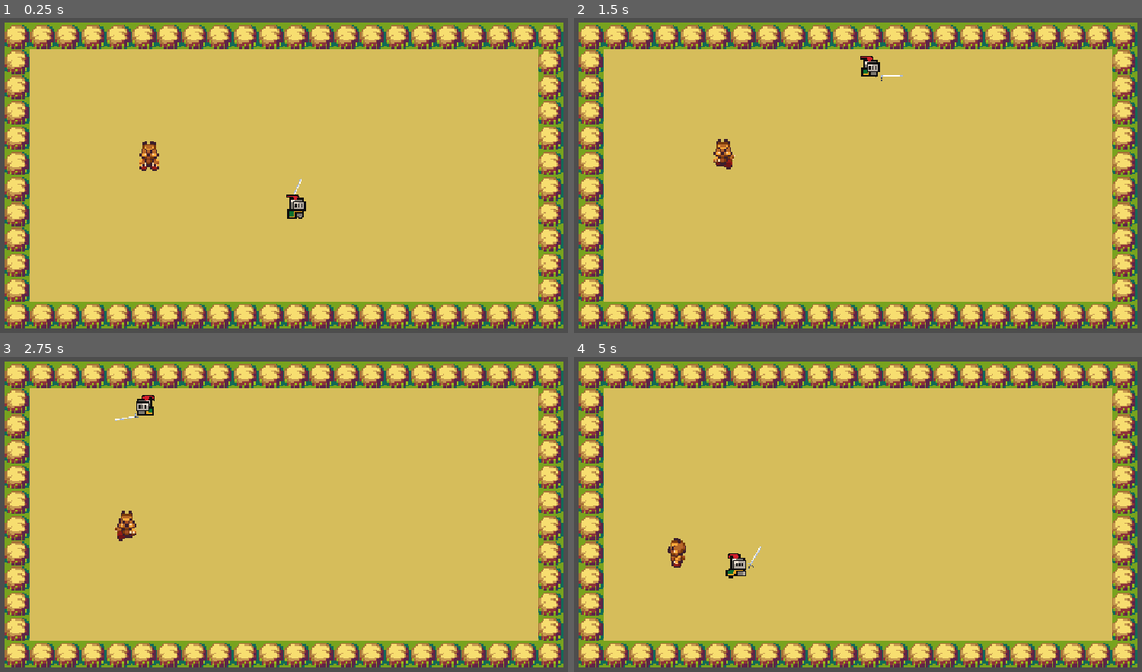
Above: before the commit, frames 1-4 (two rows, left to right).
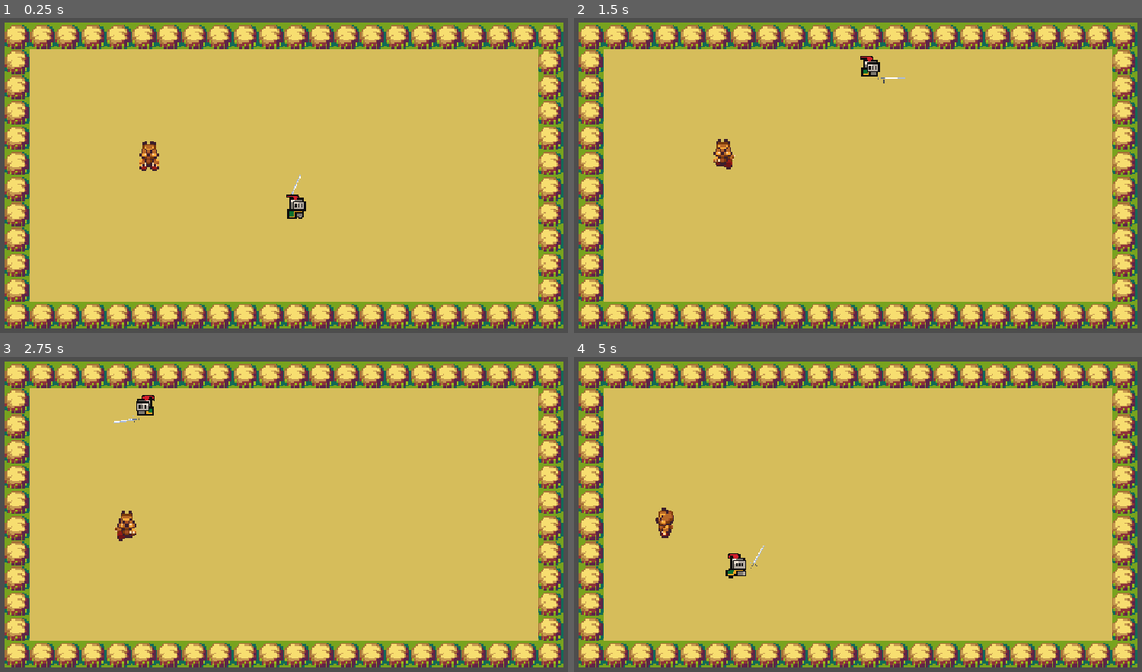
Above: after the commit, the same moments.

Repository: JAMF1/dungeon_crawler
Game: Godot game, scene res://test/test.tscn
Same seed, same stepped clock (60 frames per second), same inputs: the game is played once before the commit and once after it.
Inputs (mouse positions are in pixels of both pictures, inside the frame that each line leads up to):
- Up to frame 1 (0.25 s): no input
- Up to frame 2 (1.5 s): tap Enter at 0.5 s; move the mouse to (829, 244) at 0.52 s; hold Up (up) from 0.53 s (still down); click (829, 244) at 0.6 s; tap Space (dodge) at 0.8, 1.35 s; move the mouse to (1039, 225) at 1.27 s
- Up to frame 3 (2.75 s): click (465, 564) at 1.55 s; move the mouse to (102, 464) at 2.02 s; release Up (up) at 2.03 s; hold Left (left) from 2.03 s (still down); click (102, 464) at 2.1 s; tap Space (dodge) at 2.3 s
- Up to frame 4 (5 s): move the mouse to (886, 514) at 2.77 s; tap Space (dodge) at 2.85, 3.8, 4.35 s; click (886, 514) at 3.05 s; move the mouse to (767, 429) at 3.52 s; release Left (left) at 3.53 s; hold Down (down) 3.53-4.28 s; click (767, 429) at 3.6 s; move the mouse to (994, 498) at 4.27 s; hold Right (right) from 4.28 s (still down); click (994, 498) at 4.55 s

The runs differ from the first frame. In frame 1, less than 0.1% of the frame differs, in the area x 51-54%, y 49-57%; in frame 2, less than 0.1%; in frame 3, less than 0.1%; in frame 4, 0.5%, in the area x 14-34%, y 47-68%.

Commit message:
Add sword knockback, fix enemy behaviors

Diff:
--- a/data/test_data/enemy_test.tres
+++ b/data/test_data/enemy_test.tres
@@ -8,4 +8,5 @@
 roam_speed = 10.0
 attack_interval = 3.0
 chase_speed = 15.0
+attack_damage = 2
 metadata/_custom_type_script = "uid://ms6j7100itnq"
--- a/data/test_data/player_test.tres
+++ b/data/test_data/player_test.tres
@@ -9,5 +9,7 @@
 attack_interval = 2.0
 invincibility_frame_time = 1.7
 dodge_speed = 50.0
-sword_damage = 5
+sword_damage = 1
+knockback_force = 150.0
+knockback_duration = 0.12
 metadata/_custom_type_script = "uid://chhefcqf6hi3c"
--- a/resources/enemy_data.gd
+++ b/resources/enemy_data.gd
@@ -5,3 +5,4 @@
 @export var roam_speed: float
 @export var attack_interval: float
 @export var chase_speed: float
+@export var attack_damage: int
--- a/resources/player_data.gd
+++ b/resources/player_data.gd
@@ -7,3 +7,5 @@
 @export var invincibility_frame_time: float
 @export var dodge_speed: float
 @export var sword_damage: int
+@export var knockback_force: float
+@export var knockback_duration: float
--- a/scenes/enemy.tscn
+++ b/scenes/enemy.tscn
@@ -177,7 +177,7 @@
 
 [node name="Hitbox" type="Area2D" parent="." unique_id=1872946395]
 collision_layer = 16
-collision_mask = 2
+collision_mask = 0
 
 [node name="CollisionShape2D" type="CollisionShape2D" parent="Hitbox" unique_id=788153585]
 position = Vector2(0, 0.5)
--- a/scenes/player.tscn
+++ b/scenes/player.tscn
@@ -408,3 +408,4 @@
 [connection signal="died" from="HealthComponent" to="." method="_on_health_component_died"]
 [connection signal="animation_finished" from="AnimatedSprite2D" to="state_machine/dodge" method="_on_animated_sprite_2d_animation_finished"]
 [connection signal="body_entered" from="Hitbox" to="." method="_on_hitbox_body_entered"]
+[connection signal="body_exited" from="Hitbox" to="." method="_on_hitbox_body_exited"]
--- a/scenes/player_weapon.tscn
+++ b/scenes/player_weapon.tscn
@@ -80,12 +80,13 @@
 [node name="blade" type="Node2D" parent="swingpivot" unique_id=303675671]
 
 [node name="Sprite2D" type="Sprite2D" parent="swingpivot/blade" unique_id=1113953323]
-position = Vector2(0, -16)
+position = Vector2(8, -16)
 texture = ExtResource("1_3kfca")
 
 [node name="Hitbox" type="Area2D" parent="swingpivot/blade" unique_id=112794245]
 position = Vector2(136, -48)
-collision_mask = 16
+collision_layer = 0
+collision_mask = 8
 monitoring = false
 
 [node name="CollisionShape2D" type="CollisionShape2D" parent="swingpivot/blade/Hitbox" unique_id=990633523]
--- a/scripts/EnemyStates/EnemyFollow.gd
+++ b/scripts/EnemyStates/EnemyFollow.gd
@@ -1,6 +1,6 @@
 extends StateClass
 
-var player_location: Vector2
+var player_direction: Vector2
 
 func enter():
 	pass
@@ -9,11 +9,13 @@
 	pass
 
 func update(_delta):
-	player_location = owner_node.global_position.direction_to(owner_node.current_player_pos)
-
+	if owner_node.player_detected:
+		player_direction = owner_node.global_position.direction_to(owner_node.current_player_pos)
+	else:
+		Transition.emit(self, "wander")
 
 func physics_update(_delta) -> void:
-	if player_location:
-		owner_node.velocity = player_location * owner_node.data.chase_speed
+	if player_direction:
+		owner_node.velocity = player_direction * owner_node.data.chase_speed
 
 	owner_node.move_and_slide()
--- a/scripts/EnemyStates/EnemyIdle.gd
+++ b/scripts/EnemyStates/EnemyIdle.gd
@@ -23,37 +23,5 @@
 	else:
 		Transition.emit(self, "wander")
 
-func physics_update(_delta: float):
-	pass
-
 func randomize_idle_time() -> void:
 	idle_time = randf_range(1,3)
-
-#@export var enemy: CharacterBody2D
-#@export var move_speed: float = 100.0
-#var player: CharacterBody2D
-#var move_direction: Vector2
-#var wander_time: float
-#
-#
-#func randomize_wander() -> void:
-	#move_direction = Vector2(randf_range(-1,1), randf_range(-1,1)).normalized()
-	#wander_time = randf_range(1,3)
-	#
-#
-#func Enter() -> void:
-	#player = get_tree().get_first_node_in_group("player")
-	#randomize_wander()
-#
-#func Update(delta: float):
-	#if wander_time > 0:
-		#wander_time -= delta
-	#else:
-		#randomize_wander()
-		#
-#func Physics_Update(_delta: float):
-	#if enemy:
-		#enemy.velocity = move_direction * move_speed
-	#var direction = player.global_position - enemy.global_position
-	#if direction.length() > 50:
-		#Transition.emit(self,"Follow")
--- a/scripts/EnemyStates/EnemyWander.gd
+++ b/scripts/EnemyStates/EnemyWander.gd
@@ -5,6 +5,7 @@
 
 func enter():
 	randomized_wander()
+
 	if owner_node.direction.x > 0:
 		animated_sprite_2d.play("walk_right")
 	else:
@@ -16,18 +17,14 @@
 	else:
 		animated_sprite_2d.play("walk_down")
 
-func exit():
-	pass
-
-
 func randomized_wander():
 	owner_node.direction =  Vector2(randf_range(-5, 5), randf_range(-5, 5)).normalized()
 	wonder_time = randf_range(1,3)
 
-
 func update(delta):
 	if owner_node.player_detected:
 		Transition.emit(self, "follow")
+
 	if wonder_time > 0:
 		wonder_time -= delta
 	else:
--- a/scripts/enemy.gd
+++ b/scripts/enemy.gd
@@ -2,37 +2,54 @@
 extends CharacterBody2D
 
 @onready var health: HealthComponent = $HealthComponent
-@onready var state_machine: Node = $state_machine
-
 @export var data: EnemyData
 
 var player_detected: bool = false
-var player_pos: Node2D
+var player_body: Node2D
 var current_player_pos: Vector2
 
 var direction: Vector2
+var damage: int
+var attack_interval: float
+
+var knockback: Vector2 = Vector2.ZERO
+var knockback_timer: float = 0.0
 
 func _ready() -> void:
 	health.setup(data.max_health)
+	damage = data.attack_damage
+	attack_interval = data.attack_interval
 
 func _process(_delta: float) -> void:
-	if player_pos:
-		current_player_pos = player_pos.global_position
+	if player_body:
+		if player_body.is_dead:
+			player_detected = false
+		else:
+			current_player_pos = player_body.global_position
 
-func _physics_process(_delta: float) -> void:
+func _physics_process(delta: float) -> void:
+	if knockback_timer > 0.0:
+		velocity = knockback
+		knockback_timer -= delta
+		if knockback_timer <= 0.0:
+			knockback = Vector2.ZERO
+
 	move_and_slide()
 
 #Entered detection zone
 func _on_detection_body_entered(body: Node2D) -> void:
 	player_detected = true
-	player_pos = body
+	player_body = body
 
 func _on_detection_body_exited(_body: Node2D) -> void:
 	player_detected = false
 
-#Collide with player
 func _on_hitbox_body_entered(_body: Node2D) -> void:
-	print("Attacking Player!")
+	pass
 
 func _on_health_component_died() -> void:
 	queue_free()
+
+func apply_knockback(knockback_direction: Vector2, force: float, knockback_duration: float) -> void:
+	knockback = knockback_direction * force
+	knockback_timer = knockback_duration
--- a/scripts/player.gd
+++ b/scripts/player.gd
@@ -7,27 +7,25 @@
 @export var data: PlayerData
 var attackers: Dictionary = {}
 var is_dodging = false
+var is_dead = false
 
 func _ready() -> void:
 	health_component.setup(data.max_health)
+	player_weapon.knockback_duration = data.knockback_duration
+	player_weapon.knockback_force = data.knockback_force
 	player_weapon.update_damage(data.sword_damage)
 
 func _physics_process(delta: float) -> void:
-	if state_machine.current_state != $state_machine/dodge and state_machine.current_state != $state_machine/death:
-		if Input.is_action_just_pressed("attack"):
-			print("Attack")
-			print(player_weapon._already_hit)
-
 	for enemy in attackers.keys():
 		if not is_instance_valid(enemy):
 			print("Invalid")
 			attackers.erase(enemy)
 			continue
 		attackers[enemy] -= delta
-		if attackers[enemy] <= 0.0:
-			health_component.take_damage(1)
+		if attackers[enemy] <= 0:
+			health_component.take_damage(enemy.damage)
 			print("Remaining Health: ", health_component.current_health)
-			attackers[enemy] = 2
+			attackers[enemy] = enemy.attack_interval
 
 	move_and_slide()
 
@@ -35,5 +33,9 @@
 	if body is Enemy:
 		attackers[body] = 0.0
 
+func _on_hitbox_body_exited(body: Node2D) -> void:
+	attackers.erase(body)
+
 func _on_health_component_died() -> void:
+	is_dead = true
 	state_machine.change_state("_", "death")
--- a/scripts/player_weapon.gd
+++ b/scripts/player_weapon.gd
@@ -7,6 +7,8 @@
 @onready var hitbox: Area2D = $swingpivot/blade/Hitbox
 
 var is_swinging := false
+var knockback_force: float
+var knockback_duration: float
 var _already_hit: Array = []
 
 func _ready() -> void:
@@ -34,8 +36,11 @@
 	if body in _already_hit:
 		return
 	if body is Enemy:
+		var knockback_direction = (body.global_position - global_position).normalized()
 		_already_hit.append(body)
 		body.health.take_damage(damage)
+		body.apply_knockback(knockback_direction, knockback_force, knockback_duration)
+		print("Enemy Health Remaining:", body.health.current_health)
 		hit.emit()
 
 func update_damage(updated_damage: int) -> void:
